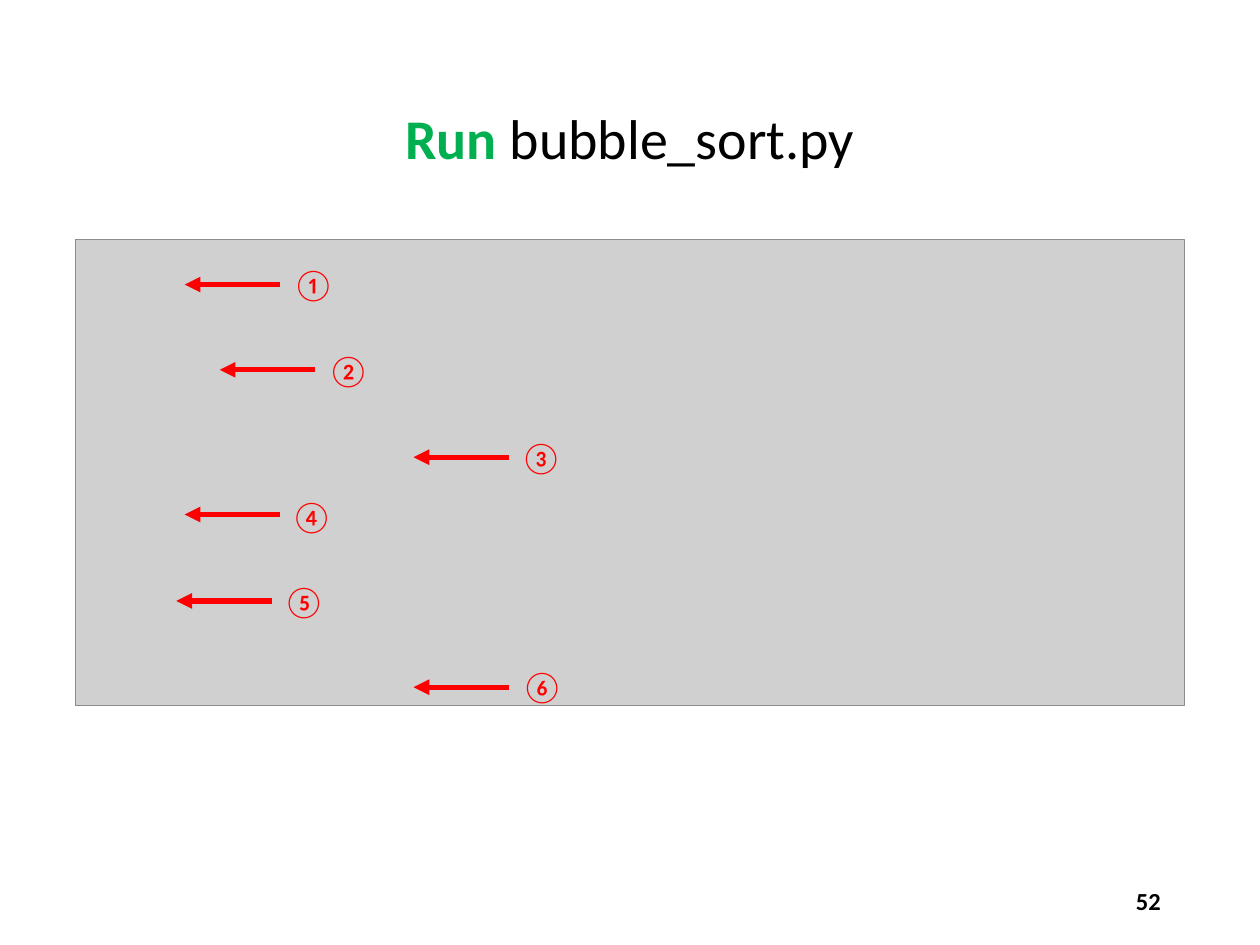
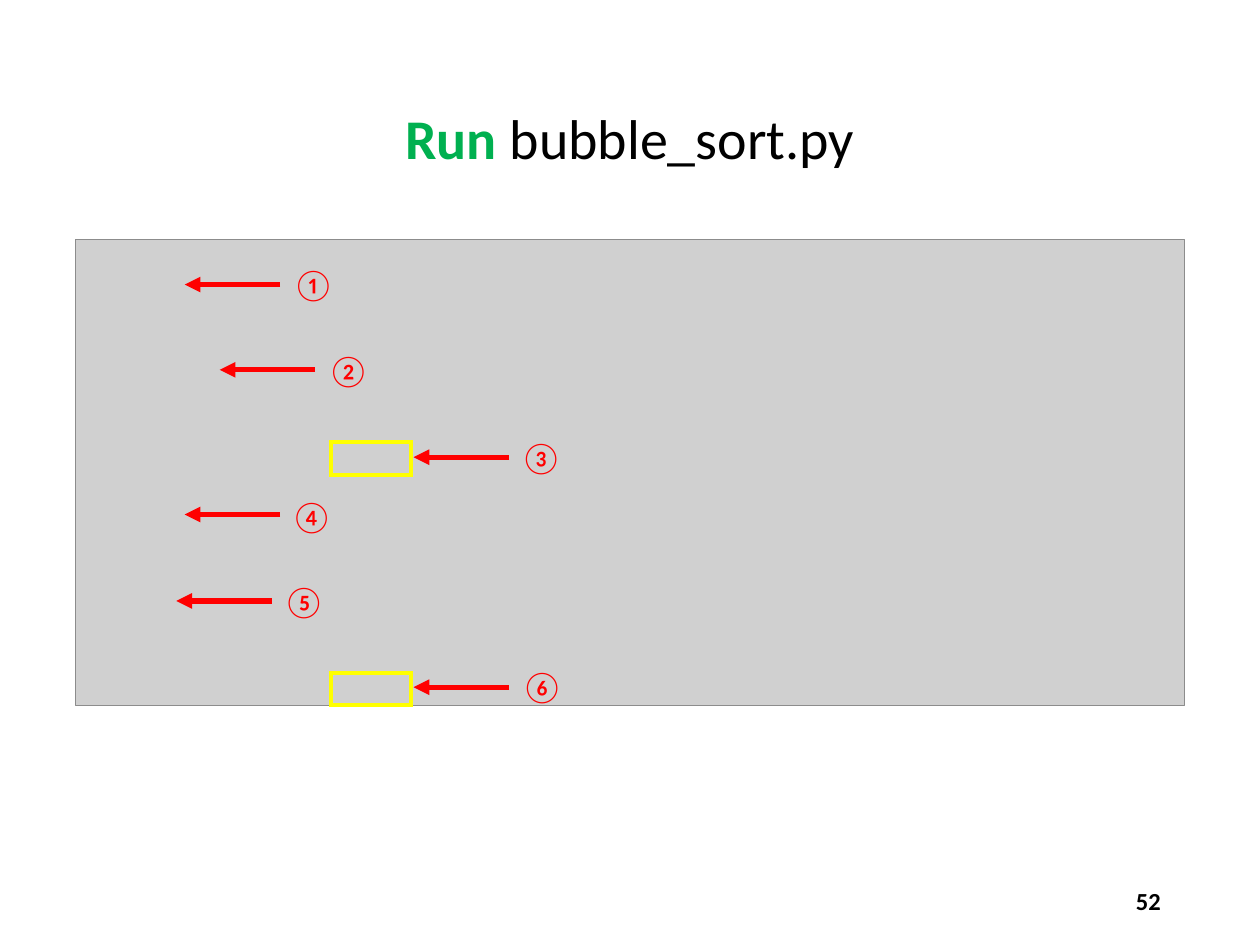
Before and after one commit to dbiersach/scicomp101, a slide deck: slide 52 of Session 04 - Algorithms/Session 04 - Algorithms.pptx. Drawn at 1260x945 pixels with LibreOffice and Linux fonts; fonts in the diff are those of the drawing; grey boxes stand for pictures. Boxes give left, top, right and bottom in pixels: in the first picture for what was removed or moved away, otherwise in the second. Text is boxed around its words. In the diff, an @@ line names an element or a change of style, - is before the commit and + after.

```diff
--- a/Session 04 - Algorithms/Session 04 - Algorithms.pptx
+++ b/Session 04 - Algorithms/Session 04 - Algorithms.pptx
@@ rectangle added at (331,442,412,475), outline #FFFF00 2.25 pt @@
@@ rectangle added at (331,673,412,706), outline #FFFF00 2.25 pt @@
```
Also in this commit, not shown: 12 other slides changed, 2 other files.
